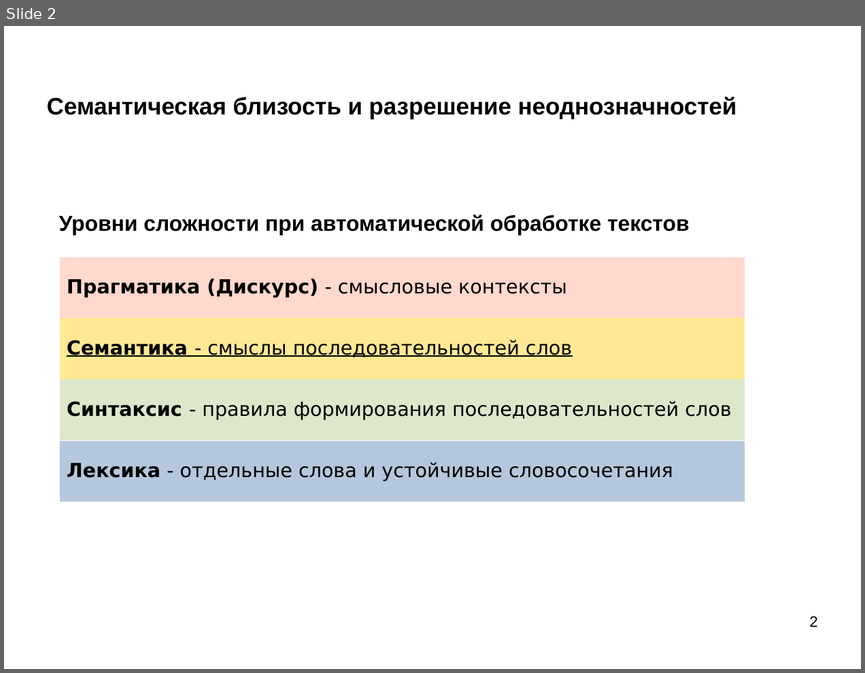
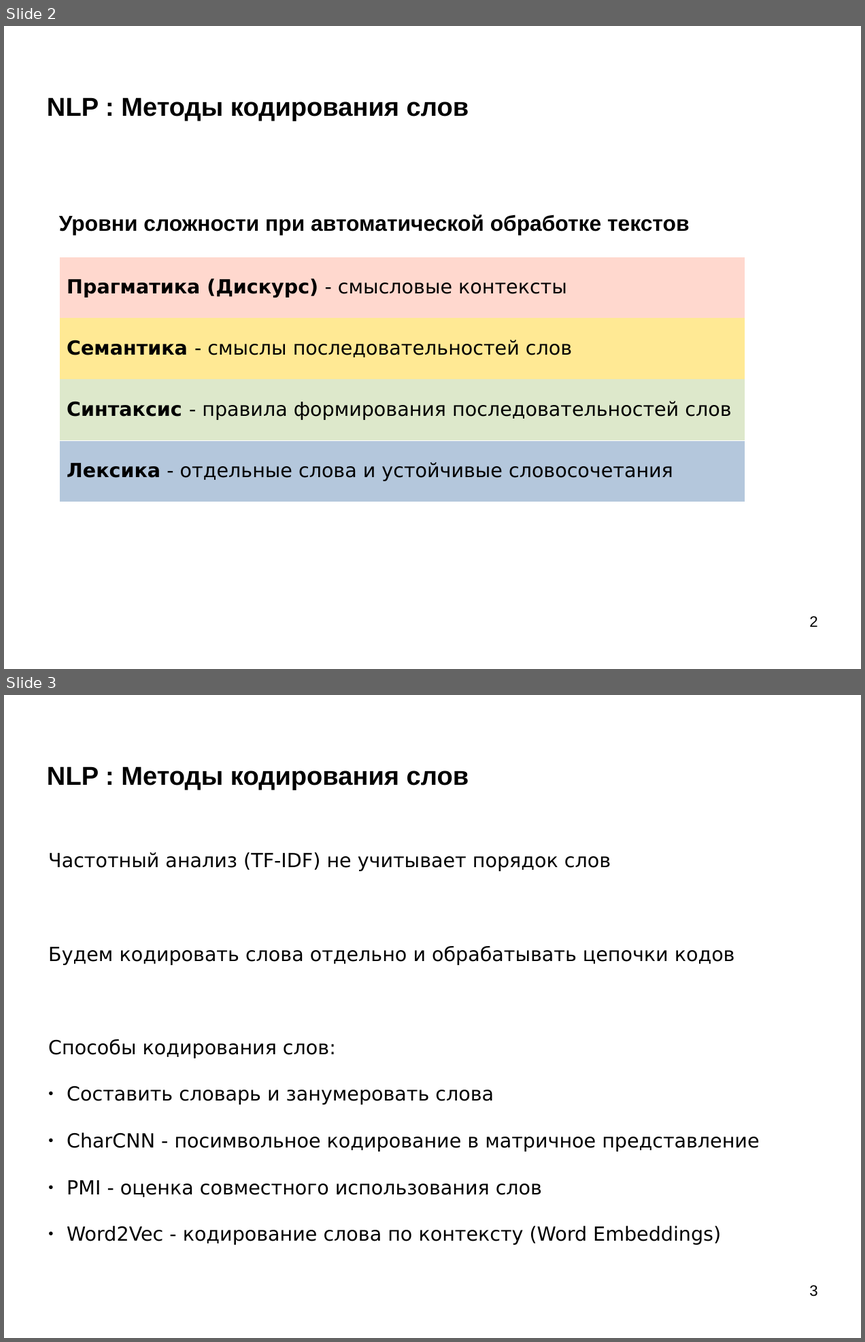
Before and after one commit to mechanoid5/ml_lectorium_legacy, a slide deck: 29-text-w2v.odp. Shown one above the other, each under a label of ours: slide 2 before the commit, slides 2 and 3 after it. The pictures are 865x673 and 865x1342 pixels, drawn with LibreOffice and Linux fonts; fonts in the diff are those of the drawing; background and template pictures are left out. Boxes give left, top, right and bottom in pixels: in the first picture for what was removed or moved away, otherwise in the second. Text is boxed around its words. In the diff, an @@ line names an element or a change of style, - is before the commit and + after.

```diff
--- a/29-text-w2v.odp
+++ b/29-text-w2v.odp
@@ slide 3 added at box(4, 695, 861, 1338), background picture (left out) @@
@@ title added at box(47, 766, 469, 790), 24 pt, text #000000, bold @@
+NLP : Методы кодирования слов
@@ text added at box(48, 852, 759, 1244), 18 pt, text #000000 @@
+Частотный анализ (TF-IDF) не учитывает порядок слов
+Будем кодировать слова отдельно и обрабатывать цепочки кодов
+Способы кодирования слов:
+● Составить словарь и занумеровать слова
+● CharCNN - посимвольное кодирование в матричное представление
+● PMI - оценка совместного использования слов
+● Word2Vec - кодирование слова по контексту (Word Embeddings)
@@ page number added at box(809, 1285, 817, 1296), 14 pt, text #000000 @@
+3
@@ slide 2 changed as well @@
@@ title at box(47, 97, 469, 121): text changed; size 22 to 24 pt @@
-Семантическая близость и разрешение неоднозначностей
+NLP : Методы кодирования слов
@@ table at box(59, 256, 745, 501) @@
@@ underline off in "Семантика - смыслы последовательностей слов" @@
```
Also in this commit, not shown: 13 other slides changed, 2 other slides added, 14 slides removed, 7 other files.
